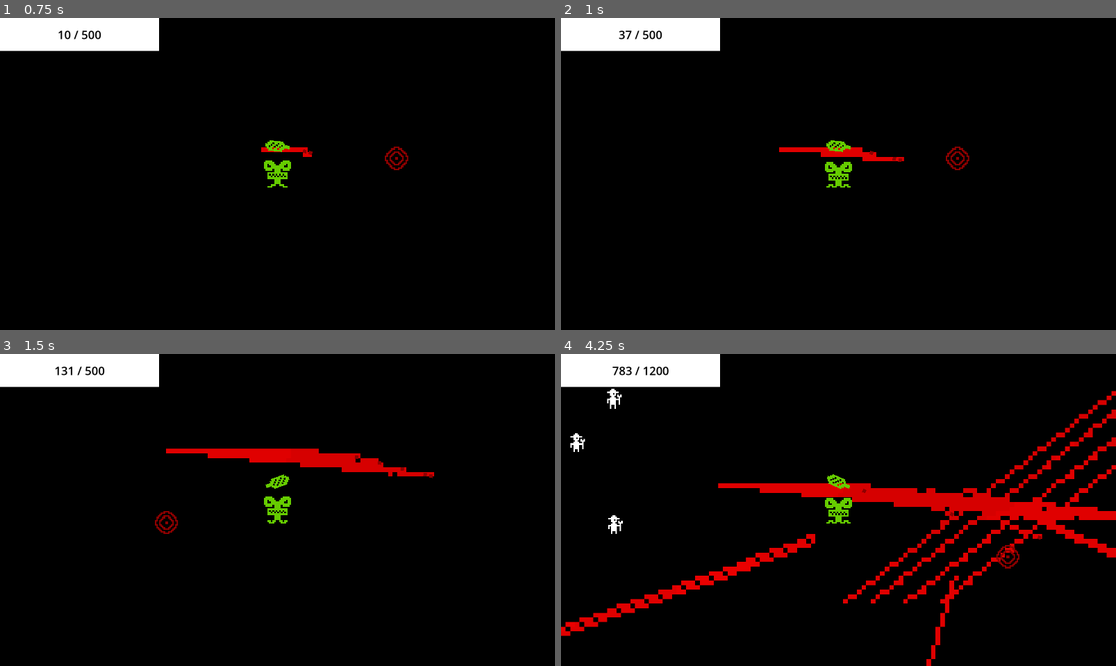
Above: before the commit, frames 1-4 (two rows, left to right).
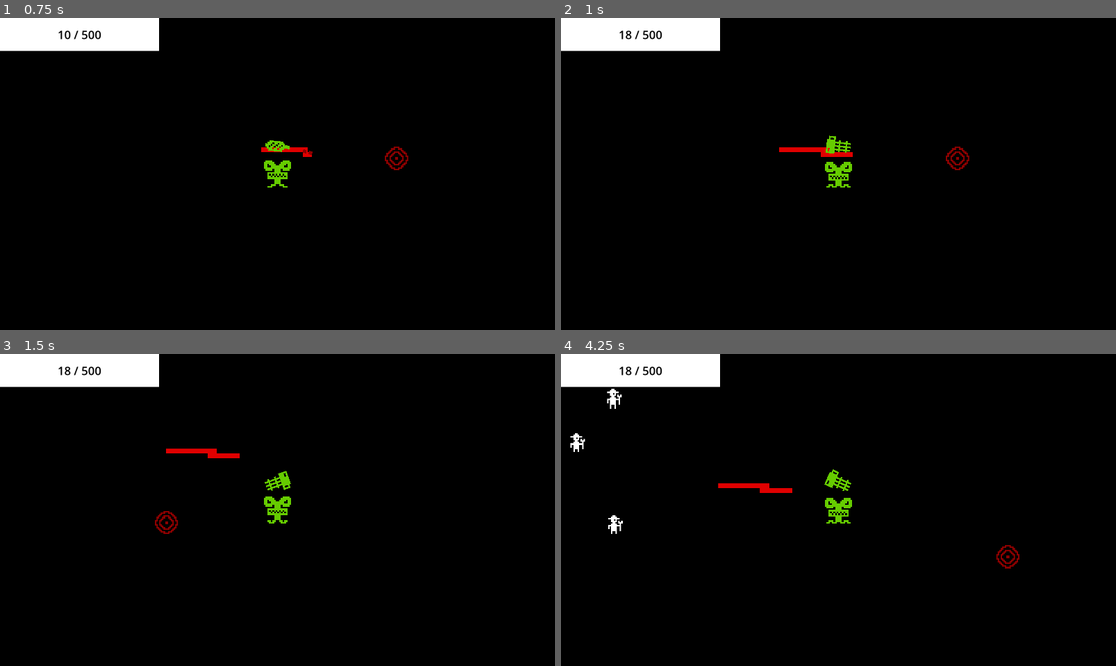
Above: after the commit, the same moments.

Repository: martindieck/color-contagion
Game: Godot game, scene res://Scenes/game.tscn
The game is run twice, just before and just after one commit, with the same random seed, the same clock (stepped at 60 frames per second) and the same inputs.
Inputs (mouse positions are in pixels of both pictures, inside the frame that each line leads up to):
- Up to frame 1 (0.75 s): tap Enter at 0.5 s; move the mouse to (399, 158) at 0.52 s; press the mouse at (399, 158) at 0.53 s; hold D (move_right) from 0.53 s (still down)
- Up to frame 2 (1 s): keep holding D (move_right); tap E (change, bound only after the commit) at 0.8 s
- Up to frame 3 (1.5 s): move the mouse to (166, 525) at 1.27 s; release D (move_right) at 1.28 s; release the mouse at (166, 525) at 1.28 s; hold Down (move_down) from 1.28 s (still down); tap E (change, bound only after the commit) at 1.35 s
- Up to frame 4 (4.25 s): click (727, 525) at 1.55 s; move the mouse to (894, 441) at 2.02 s; release Down (move_down) at 2.03 s; press the mouse at (894, 441) at 2.03 s; hold D (move_right) 2.03-2.78 s; tap E (change, bound only after the commit) at 2.3, 2.85, 3.8 s; move the mouse to (810, 572) at 2.77 s; release the mouse at (810, 572) at 2.78 s; hold W (move_up) 2.78-3.53 s; click (810, 572) at 3.05 s; move the mouse to (1005, 556) at 3.52 s; press the mouse at (1005, 556) at 3.53 s; hold A (move_left) from 3.53 s (still down)

Frame 1 is identical in both runs. In frame 2, 0.3% of the frame differs, in the area x 10-62%, y 4-47%; in frame 3, 1.7%; in frame 4, 8.0%, in the area x 0-100%, y 4-100%.

Commit message:
Added MiniGun
Shoots rapidly but has a windup animation

Diff:
--- /dev/null
+++ b/Godot Project/Scenes/minigun.gd
@@ -0,0 +1,49 @@
+extends Node2D
+
+@onready var sprite = $Sprite2D
+@onready var spin_timer = $SpinTimer
+@onready var down_timer = $DownTimer
+var wind_up = 0
+
+var can_shoot = false
+
+func _physics_process(delta):
+	var mouse_position = get_global_mouse_position()
+	var direction = mouse_position - global_position
+	var angle = atan2(direction.y, direction.x)
+	rotation = angle
+
+	if Input.is_action_just_released("shoot"):
+		down_timer.start()
+		spin_timer.stop()
+	if Input.is_action_just_pressed("shoot"):
+		down_timer.stop()
+		spin_timer.start()
+
+func shoot():
+	const BULLET = preload("res://Scenes/bullet.tscn")
+	var new_bullet = BULLET.instantiate()
+	new_bullet.global_position = %ShootingPoint.global_position
+	new_bullet.global_rotation = %ShootingPoint.global_rotation
+	%ShootingPoint.add_child(new_bullet)
+
+func _on_shoot_timer_timeout():
+	if Input.is_action_pressed("shoot") and can_shoot:
+		shoot()
+
+func _on_spin_timer_timeout():
+	wind_up += 0.067
+	sprite.set_speed_scale(wind_up)
+	sprite.play("shoot")
+	if wind_up >= 1:
+		spin_timer.stop()
+		can_shoot = true
+
+func _on_down_timer_timeout():
+	can_shoot = false
+	wind_up -= 0.067
+	sprite.set_speed_scale(wind_up)
+	sprite.play("shoot")
+	if wind_up <= 0:
+		down_timer.stop()
+		sprite.play("idle")
--- a/Godot Project/Scenes/minigun.tscn
+++ b/Godot Project/Scenes/minigun.tscn
@@ -1,6 +1,6 @@
 [gd_scene load_steps=7 format=3 uid="uid://dwab1l40ms2mt"]
 
-[ext_resource type="Script" path="res://Scenes/gun.gd" id="1_bjwl6"]
+[ext_resource type="Script" path="res://Scenes/minigun.gd" id="1_xga2d"]
 [ext_resource type="Texture2D" uid="uid://b5bpvyw37lvlh" path="res://Sprites/minigun.png" id="2_5slb7"]
 [ext_resource type="Texture2D" uid="uid://bh0mla85ykg68" path="res://Sprites/minigun-Sheet.png" id="3_dx0ft"]
 
@@ -35,7 +35,7 @@
 }]
 
 [node name="Minigun" type="Node2D"]
-script = ExtResource("1_bjwl6")
+script = ExtResource("1_xga2d")
 
 [node name="ShootingPoint" type="Marker2D" parent="."]
 unique_name_in_owner = true
@@ -47,10 +47,20 @@
 sprite_frames = SubResource("SpriteFrames_rm4q4")
 animation = &"shoot"
 autoplay = "idle"
-frame_progress = 0.94853
+frame = 1
+frame_progress = 0.230286
 
-[node name="Timer" type="Timer" parent="."]
-wait_time = 0.2
+[node name="ShootTimer" type="Timer" parent="."]
+wait_time = 0.05
 autostart = true
 
-[connection signal="timeout" from="Timer" to="." method="_on_timer_timeout"]
+[node name="SpinTimer" type="Timer" parent="."]
+wait_time = 0.2
+
+[node name="DownTimer" type="Timer" parent="."]
+wait_time = 0.2
+
+[connection signal="timeout" from="ShootTimer" to="." method="_on_timer_timeout"]
+[connection signal="timeout" from="ShootTimer" to="." method="_on_shoot_timer_timeout"]
+[connection signal="timeout" from="SpinTimer" to="." method="_on_spin_timer_timeout"]
+[connection signal="timeout" from="DownTimer" to="." method="_on_down_timer_timeout"]
--- a/Godot Project/Scenes/player.gd
+++ b/Godot Project/Scenes/player.gd
@@ -1,6 +1,7 @@
 extends CharacterBody2D
 
 @onready var sprite_2d = $Sprite2D
+@onready var weapon = $Weapon
 
 func _physics_process(delta):
 	var direction = Input.get_vector("move_left", "move_right", "move_up", "move_down")
@@ -11,3 +12,10 @@
 		sprite_2d.play("movement")
 	else:
 		sprite_2d.play("idle")
+
+	if Input.is_action_just_pressed("change"):
+		for child in weapon.get_children():
+			child.queue_free()
+		const WEAPON = preload("res://Scenes/minigun.tscn")
+		var new_weapon = WEAPON.instantiate()
+		weapon.add_child(new_weapon)
--- a/Godot Project/Scenes/player.tscn
+++ b/Godot Project/Scenes/player.tscn
@@ -102,5 +102,7 @@
 
 [node name="Camera2D" type="Camera2D" parent="."]
 
-[node name="Gun" parent="." instance=ExtResource("4_qaufl")]
+[node name="Weapon" type="Node2D" parent="."]
 position = Vector2(0, -16)
+
+[node name="Gun" parent="Weapon" instance=ExtResource("4_qaufl")]
--- a/Godot Project/project.godot
+++ b/Godot Project/project.godot
@@ -59,6 +59,11 @@
 "events": [Object(InputEventMouseButton,"resource_local_to_scene":false,"resource_name":"","device":-1,"window_id":0,"a …(253 unchanged characters)…
 ]
 }
+change={
+"deadzone": 0.5,
+"events": [Object(InputEventKey,"resource_local_to_scene":false,"resource_name":"","device":-1,"window_id":0,"alt_pressed":false,"shift_pressed":false,"ctrl_pressed":false,"meta_pressed":false,"pressed":false,"keycode":0,"physical_keycode":69,"key_label":0,"unicode":101,"echo":false,"script":null)
+]
+}
 
 [rendering]
 
